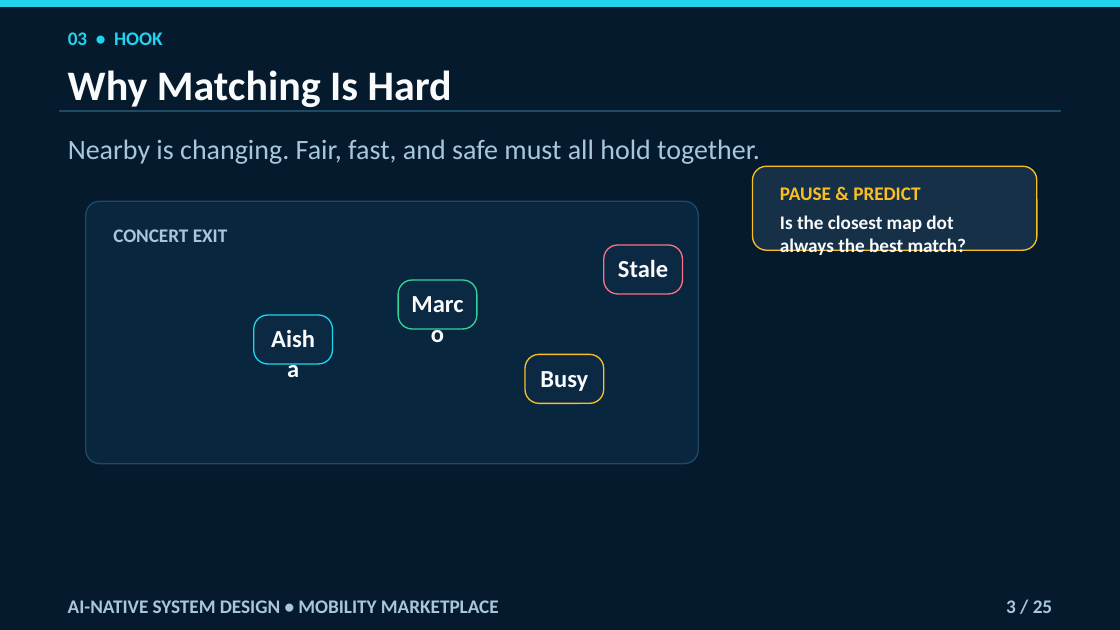
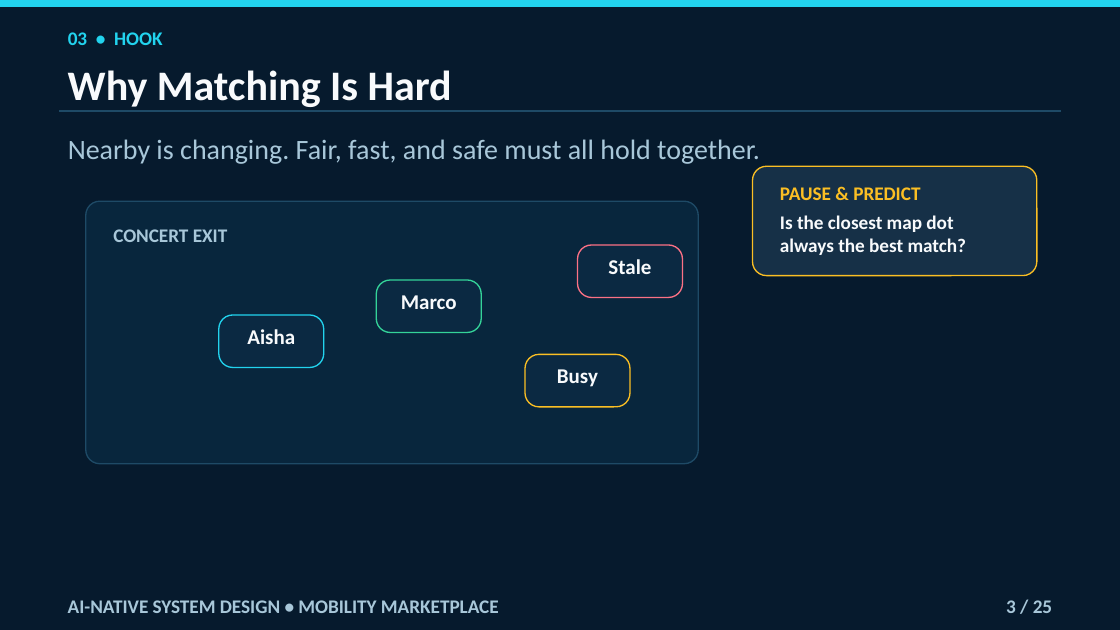
Before and after one commit to navaidya/learning, a slide deck: slide 3 of video/system-design/ai-native-mobility-marketplace/ai-native-mobility-marketplace.pptx. Drawn at 1120x630 pixels with LibreOffice and Linux fonts; fonts in the diff are those of the drawing. Boxes give left, top, right and bottom in pixels: in the first picture for what was removed or moved away, otherwise in the second. Text is boxed around its words. In the diff, an @@ line names an element or a change of style, - is before the commit and + after.

```diff
--- a/video/system-design/ai-native-mobility-marketplace/ai-native-mobility-marketplace.pptx
+++ b/video/system-design/ai-native-mobility-marketplace/ai-native-mobility-marketplace.pptx
@@ rounded rectangle resized from (x1=753, y1=166, x2=1038, y2=250) to (x1=753, y1=166, x2=1038, y2=276) @@
@@ rounded rectangle at (x1=753, y1=166, x2=1038, y2=276): proportions changed @@
@@ rounded rectangle "Stale" resized from (x1=604, y1=245, x2=683, y2=294) to (x1=578, y1=245, x2=683, y2=297) @@
@@ rounded rectangle "Marco" resized from (x1=398, y1=280, x2=477, y2=329) to (x1=376, y1=280, x2=481, y2=332) @@
@@ size 21 to 18 pt; proportions changed in 4 elements at (x1=376, y1=280, x2=481, y2=332), (x1=578, y1=245, x2=683, y2=297), (x1=525, y1=355, x2=630, y2=407), (x1=218, y1=315, x2=323, y2=367) @@
@@ rounded rectangle "Aisha" resized from (x1=254, y1=315, x2=333, y2=364) to (x1=218, y1=315, x2=323, y2=367) @@
@@ rounded rectangle "Busy" resized from (x1=525, y1=355, x2=604, y2=403) to (x1=525, y1=355, x2=630, y2=407) @@
```
Also in this commit, not shown: 24 other slides changed.
